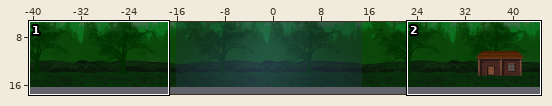
An edit to a level. Tiled map, Gamedata/Levels/parallax-forest.tmx. Above: a wide view before the commit, with the close-up outlined.
Close-up. Before:
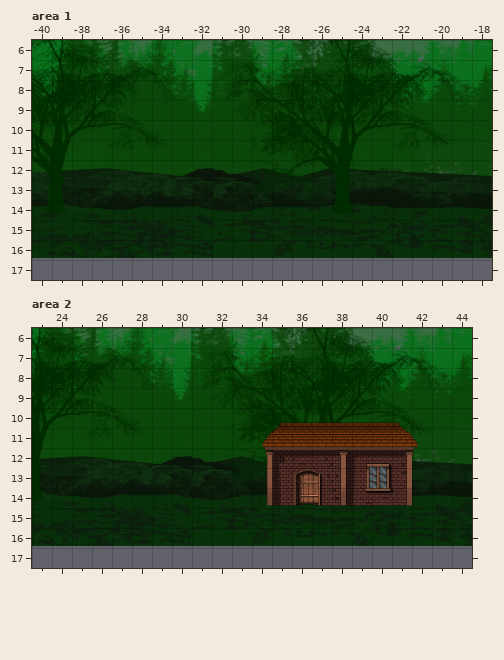
Cells are 64x64 px. Shown: area 1 x -40..-18, y 6..17; area 2 x 23..44, y 6..17. The commit also changed other parts of the map, which this record leaves out.
New version:
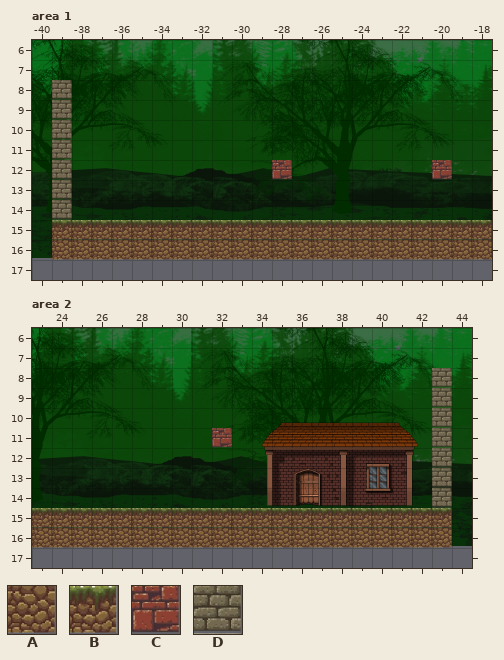
Key: from "tileset 2D ortho": A 0, B 1, C 3, D 6.
_ is an empty cell.
Tiles of an added or newly shown layer are drawn over the layers below it.
Diff:
{"where": "layer \"Layer_ground_tiles\" (added), area 1"}
{"y":8,"x":-39,"old":"_","new":"D"}
{"y":9,"x":-39,"old":"_","new":"D"}
{"y":10,"x":-39,"old":"_","new":"D"}
{"y":11,"x":-39,"old":"_","new":"D"}
{"y":12,"x":-39,"old":"_","new":"D"}
{"y":12,"x":-28,"old":"_","new":"C"}
{"y":12,"x":-20,"old":"_","new":"C"}
{"y":13,"x":-39,"old":"_","new":"D"}
{"y":14,"x":-39,"old":"_","new":"D"}
{"y":15,"x":-39,"old":"______________________","new":"BBBBBBBBBBBBBBBBBBBBBB"}
{"y":16,"x":-39,"old":"______________________","new":"AAAAAAAAAAAAAAAAAAAAAA"}
{"where": "layer \"Layer_ground_tiles\" (added), area 2"}
{"y":8,"x":43,"old":"_","new":"D"}
{"y":9,"x":43,"old":"_","new":"D"}
{"y":10,"x":43,"old":"_","new":"D"}
{"y":11,"x":32,"old":"_","new":"C"}
{"y":11,"x":43,"old":"_","new":"D"}
{"y":12,"x":43,"old":"_","new":"D"}
{"y":13,"x":43,"old":"_","new":"D"}
{"y":14,"x":43,"old":"_","new":"D"}
{"y":15,"x":23,"old":"_____________________","new":"BBBBBBBBBBBBBBBBBBBBB"}
{"y":16,"x":23,"old":"_____________________","new":"AAAAAAAAAAAAAAAAAAAAA"}
{"label":"added","picture_box":[52,80,492,260]}
{"label":"added","picture_box":[32,368,452,548]}
